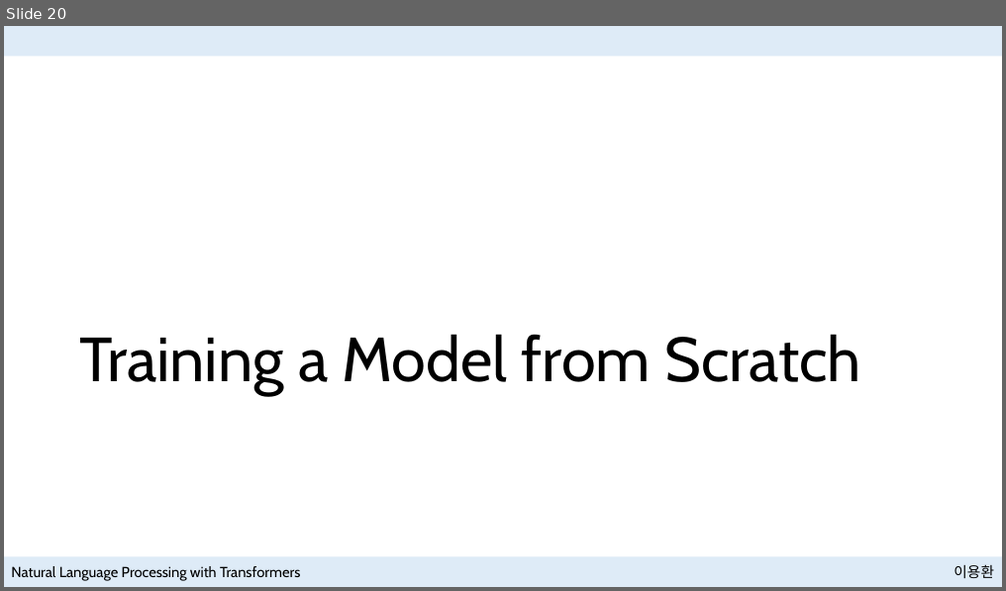
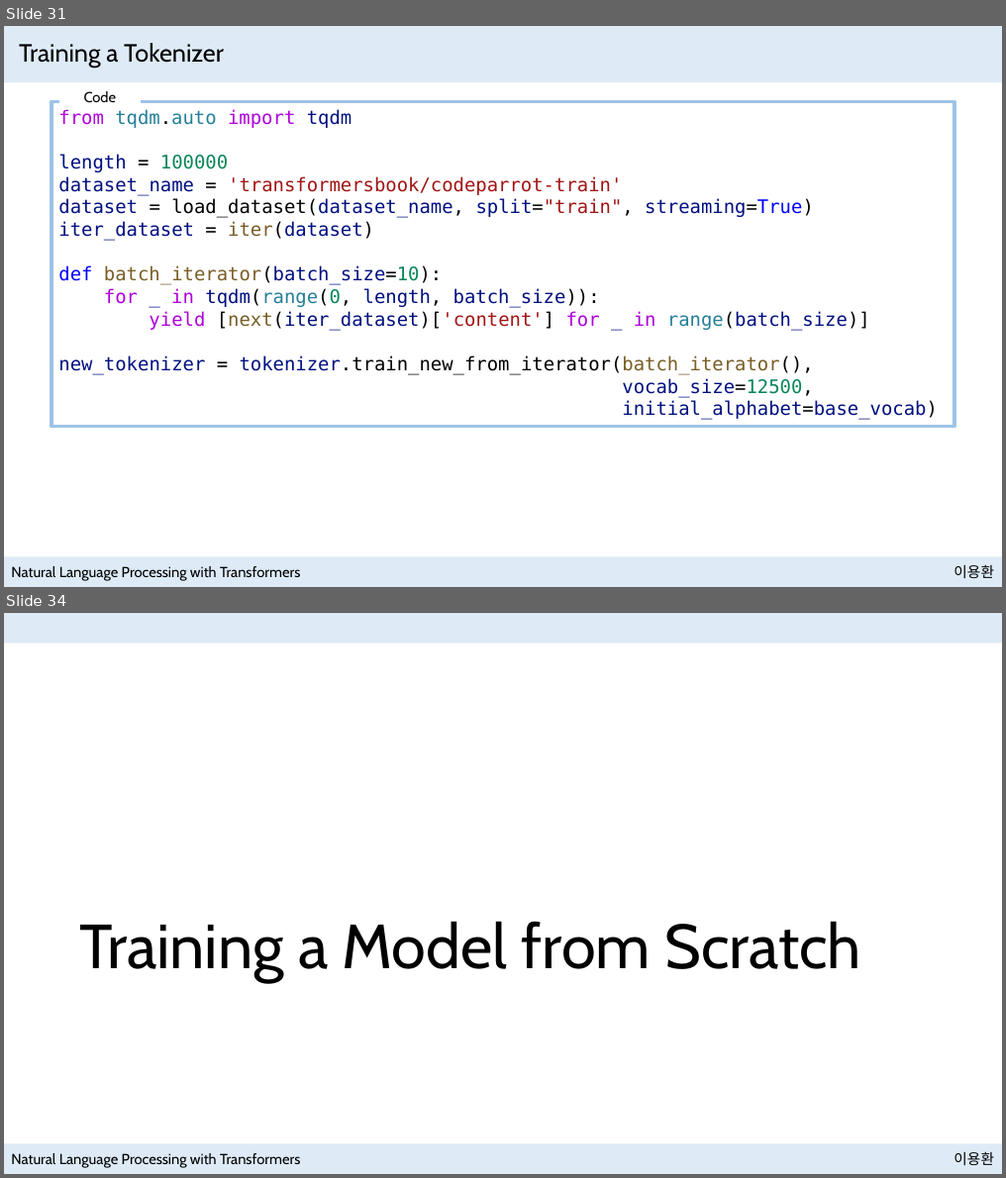
Before and after one commit to NewPlus/SeminarforNLP, a slide deck: Seminar/Book_Natural Language Processing with Transformers/Presentation files/Training Transformers from Scratch with Hugging Face.pptx. Shown one above the other, each under a label of ours: slide 20 before the commit, slides 31 and 34 after it; the slides between them are not shown. The pictures are 1006x591 and 1006x1178 pixels, drawn with LibreOffice and Linux fonts; fonts in the diff are those of the drawing. Boxes give left, top, right and bottom in pixels: in the first picture for what was removed or moved away, otherwise in the second. Text is boxed around its words. In the diff, an @@ line names an element or a change of style, - is before the commit and + after.

```diff
--- a/Seminar/Book_Natural Language Processing with Transformers/Presentation files/Training Transformers from Scratch with Hugging Face.pptx
+++ b/Seminar/Book_Natural Language Processing with Transformers/Presentation files/Training Transformers from Scratch with Hugging Face.pptx
@@ slide 31 added at (4,26,1002,587), background #FFFFFF; not listed: 3 template elements that a slide beside it also shows @@
@@ rectangle added at (4,26,1002,82), fill #DEEBF7 @@
@@ title added at (19,43,224,68), 24 pt, text #000000 @@
+Training a Tokenizer
@@ rectangle added at (59,84,141,110), fill #FFFFFF, 14 pt, text #000000 @@
+Code
@@ rectangle added at (52,101,954,427), outline #9DC3E6 3 pt, 18 pt, text #001080 @@
+from tqdm.auto import tqdm
+length = 100000
+dataset_name = 'transformersbook/codeparrot-train'
+dataset = load_dataset(dataset_name, split="train", streaming=True)
+iter_dataset = iter(dataset)
+def batch_iterator(batch_size=10):
+for _ in tqdm(range(0, length, batch_size)):
+yield [next(iter_dataset)['content'] for _ in range(batch_size)]
+new_tokenizer = tokenizer.train_new_from_iterator(batch_iterator(),
+vocab_size=12500,
+initial_alphabet=base_vocab)
@@ what was slide 20 is now slide 34 @@
```
Also in this commit, not shown: 3 slides changed, 31 other slides added, 5 other files.
